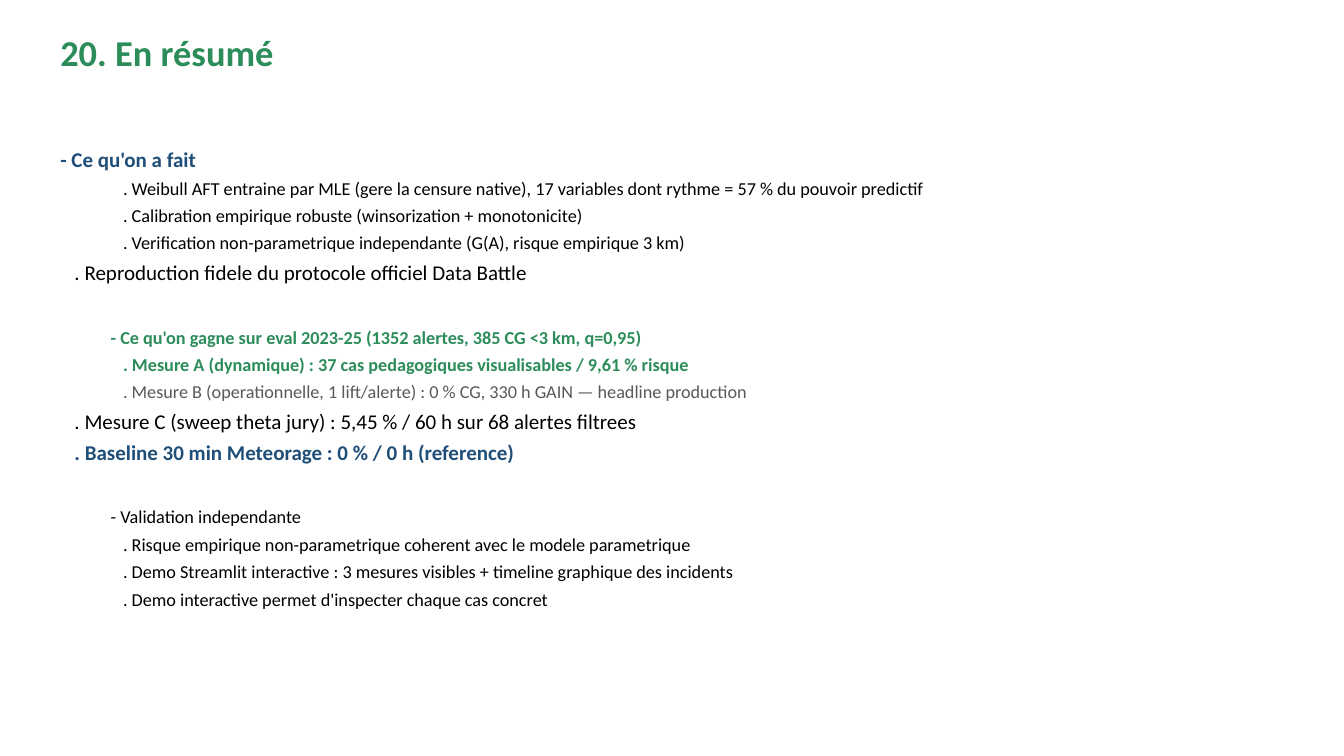
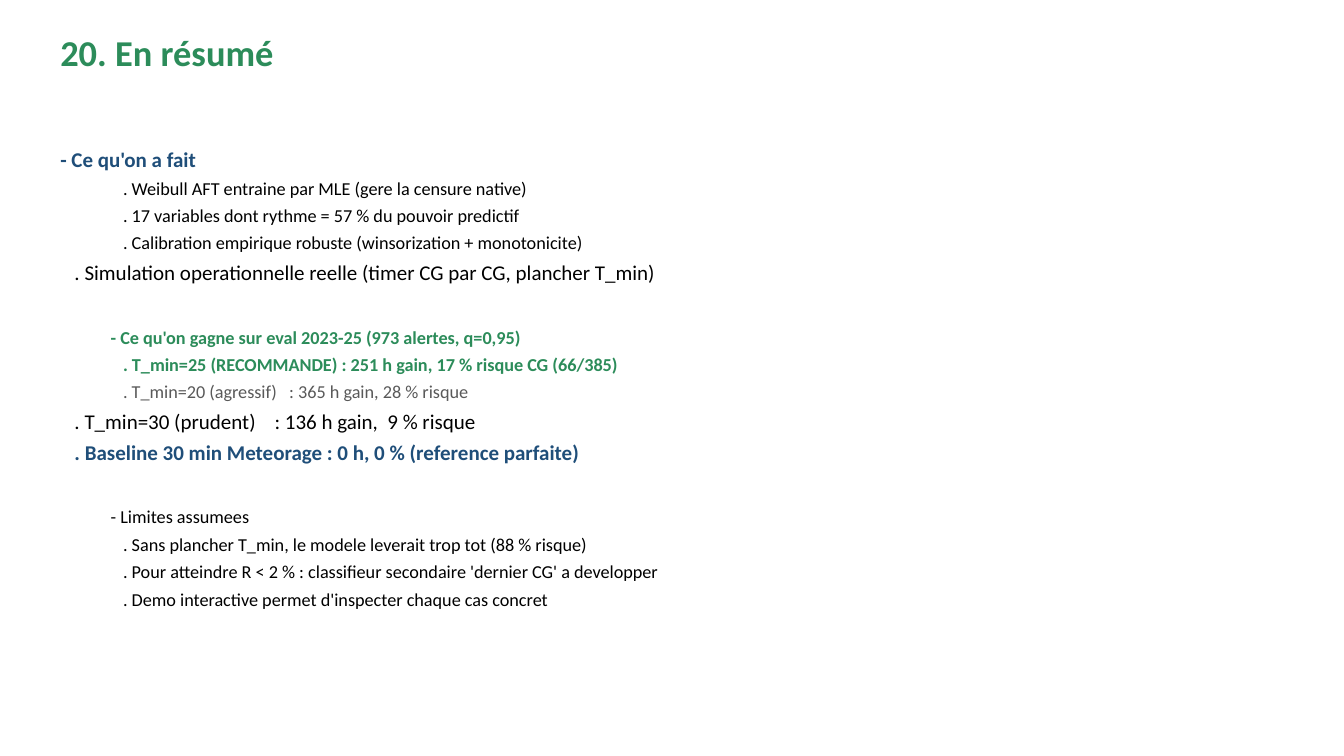
Before and after one commit to enriquealves02-jpg/PROJET_oral_m2fin, a slide deck: slide 21 of presentation_oral.pptx. Drawn at 1344x756 pixels with LibreOffice and Linux fonts; fonts in the diff are those of the drawing. Boxes give left, top, right and bottom in pixels: in the first picture for what was removed or moved away, otherwise in the second. Text is boxed around its words. In the diff, an @@ line names an element or a change of style, - is before the commit and + after.

```diff
--- a/presentation_oral.pptx
+++ b/presentation_oral.pptx
@@ text at (132, 182, 527, 225): text changed @@
-  . Weibull AFT entraine par MLE (gere la censure native), 17 variables dont rythme = 57 % du pouvoir predictif
+  . Weibull AFT entraine par MLE (gere la censure native)
+  . 17 variables dont rythme = 57 % du pouvoir predictif
@@ text at (85, 265, 658, 581): text changed @@
-  . Verification non-parametrique independante (G(A), risque empirique 3 km)
-. Reproduction fidele du protocole officiel Data Battle
-  - Ce qu'on gagne sur eval 2023-25 (1352 alertes, 385 CG <3 km, q=0,95)
-  . Mesure A (dynamique) : 37 cas pedagogiques visualisables / 9,61 % risque
-  . Mesure B (operationnelle, 1 lift/alerte) : 0 % CG, 330 h GAIN — headline production
-. Mesure C (sweep theta jury) : 5,45 % / 60 h sur 68 alertes filtrees
-. Baseline 30 min Meteorage : 0 % / 0 h (reference)
-  - Validation independante
-  . Risque empirique non-parametrique coherent avec le modele parametrique
-  . Demo Streamlit interactive : 3 mesures visibles + timeline graphique des incidents
+. Simulation operationnelle reelle (timer CG par CG, plancher T_min)
+  - Ce qu'on gagne sur eval 2023-25 (973 alertes, q=0,95)
+  . T_min=25 (RECOMMANDE) : 251 h gain, 17 % risque CG (66/385)
+  . T_min=20 (agressif) : 365 h gain, 28 % risque
+. T_min=30 (prudent) : 136 h gain, 9 % risque
+. Baseline 30 min Meteorage : 0 h, 0 % (reference parfaite)
+  - Limites assumees
+  . Sans plancher T_min, le modele leverait trop tot (88 % risque)
+  . Pour atteindre R < 2 % : classifieur secondaire 'dernier CG' a developper
```
Also in this commit, not shown: 3 other slides changed, 4 other files.
